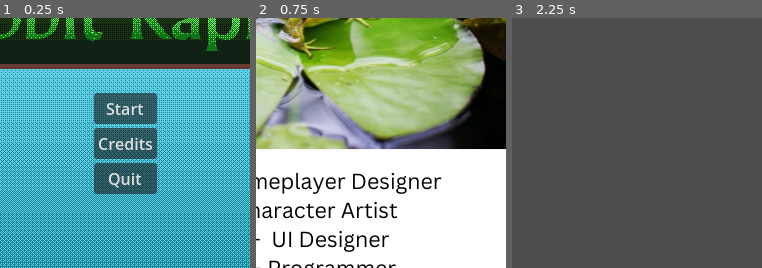
Above: before the commit, frames 1-3 (left to right).
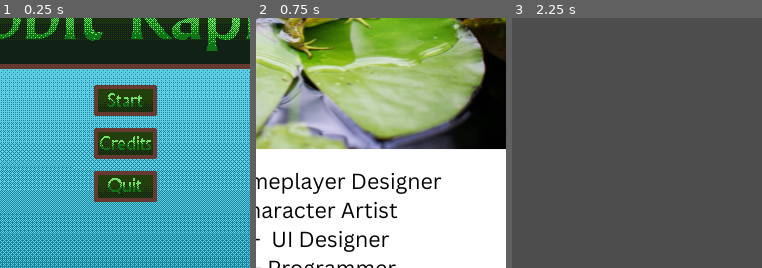
Above: after the commit, the same moments.

Repository: scotwash/ribbit_rapids
Game: Godot game, scene res://scenes/menu.tscn
Same seed, same stepped clock (60 frames per second), same inputs: the game is played once before the commit and once after it.
Inputs (mouse positions are % of the whole screen's width and height, from its top left; square brackets give the same spot before the commit, where the layout moved):
- Up to frame 1 (0.25 s): no input
- Up to frame 2 (0.75 s): click (50, 50) at 0.5 s
- Up to frame 3 (2.25 s): click "Back to Menu" at 1.25 s; click (50, 41) [50, 43] at 2 s
The pictures show only the part of the screen within x 25-75%, y 25-75%; the shares and areas given below are measured in that part.

The runs differ from the first frame. In frame 1, 11% of the frame differs, in the area x 37-63%, y 26-74%; in frame 2, nothing differs; in frame 3, nothing differs.

Commit message:
updated buttons for menu

Diff:
--- a/scenes/game_levels/world.tscn
+++ /dev/null
@@ -1,3 +0,0 @@
-[gd_scene format=3 uid="uid://c3xdodnphixh3"]
-
-[node name="tutorial" type="Node2D"]
--- a/scenes/menu.tscn
+++ b/scenes/menu.tscn
@@ -1,8 +1,11 @@
-[gd_scene load_steps=4 format=3 uid="uid://ldl1moht4604"]
+[gd_scene load_steps=7 format=3 uid="uid://ldl1moht4604"]
 
 [ext_resource type="Script" path="res://scripts/menu.gd" id="1_5fvup"]
 [ext_resource type="AudioStream" uid="uid://c7kptndn5aey0" path="res://audio_files/Beast On The Battlefield  Royalty Free Fantasy RPG Music.mp3" id="2_jytbu"]
 [ext_resource type="Texture2D" uid="uid://b107cg83mtht6" path="res://backgrounds/Ribbit_Rapids_Title_Screen.png" id="3_34gym"]
+[ext_resource type="Texture2D" uid="uid://dibeoce0djpi1" path="res://other art/icons/buttons/StartButton.png" id="3_xu1al"]
+[ext_resource type="Texture2D" uid="uid://uhhr041rqe5p" path="res://other art/icons/buttons/CreditsButton.png" id="4_8ontx"]
+[ext_resource type="Texture2D" uid="uid://1vv06plgqfmw" path="res://other art/icons/buttons/QuitButton.png" id="5_m0a7i"]
 
 [node name="Menu" type="Control"]
 layout_mode = 3
@@ -35,15 +38,18 @@
 
 [node name="StartButton" type="Button" parent="VBoxContainer"]
 layout_mode = 2
-text = "Start"
+theme_override_icons/icon = ExtResource("3_xu1al")
+flat = true
 
 [node name="CreditsButton" type="Button" parent="VBoxContainer"]
 layout_mode = 2
-text = "Credits"
+icon = ExtResource("4_8ontx")
+flat = true
 
 [node name="QuitButton" type="Button" parent="VBoxContainer"]
 layout_mode = 2
-text = "Quit"
+icon = ExtResource("5_m0a7i")
+flat = true
 
 [node name="AudioStreamPlayer" type="AudioStreamPlayer" parent="."]
 stream = ExtResource("2_jytbu")
--- a/scenes/player.tscn
+++ b/scenes/player.tscn
@@ -92,6 +92,7 @@
 [sub_resource type="CapsuleShape2D" id="CapsuleShape2D_cyrx1"]
 
 [node name="player_topdown" type="CharacterBody2D"]
+collision_layer = 3
 script = ExtResource("1_07nsx")
 
 [node name="sprites" type="AnimatedSprite2D" parent="."]
--- a/scenes/worm.tscn
+++ b/scenes/worm.tscn
@@ -1,5 +1,6 @@
-[gd_scene load_steps=11 format=3 uid="uid://dh87muw2xge0d"]
+[gd_scene load_steps=13 format=3 uid="uid://dh87muw2xge0d"]
 
+[ext_resource type="Script" path="res://scripts/worm.gd" id="1_te64s"]
 [ext_resource type="Texture2D" uid="uid://cvmmk7mg4t2vk" path="res://sprites/worm/worm_down_1.png" id="1_tf2st"]
 [ext_resource type="Texture2D" uid="uid://donkgyktpw2gb" path="res://sprites/worm/worm_down_2.png" id="2_hxpad"]
 [ext_resource type="Texture2D" uid="uid://bunu0px67wifj" path="res://sprites/worm/worm_left_1.png" id="3_1an0o"]
@@ -58,16 +59,29 @@
 
 [sub_resource type="CircleShape2D" id="CircleShape2D_m0ewj"]
 
+[sub_resource type="CircleShape2D" id="CircleShape2D_5daja"]
+
 [node name="worm" type="CharacterBody2D"]
+script = ExtResource("1_te64s")
 
 [node name="worms_sprites" type="AnimatedSprite2D" parent="."]
+position = Vector2(0, -6)
 scale = Vector2(1.00188, 1.00499)
 sprite_frames = SubResource("SpriteFrames_4suex")
 animation = &"worm_walk_l"
-frame_progress = 0.16493
+frame_progress = 0.382438
 
-[node name="Area2D" type="Area2D" parent="."]
+[node name="hit_box" type="Area2D" parent="."]
+collision_layer = 2
+collision_mask = 2
 
-[node name="CollisionShape2D" type="CollisionShape2D" parent="Area2D"]
+[node name="CollisionShape2D" type="CollisionShape2D" parent="hit_box"]
 scale = Vector2(4.34243, 3.59014)
 shape = SubResource("CircleShape2D_m0ewj")
+
+[node name="CollisionShape2D" type="CollisionShape2D" parent="."]
+position = Vector2(-1, -7)
+shape = SubResource("CircleShape2D_5daja")
+
+[connection signal="body_entered" from="hit_box" to="." method="_on_hit_box_body_entered"]
+[connection signal="body_exited" from="hit_box" to="." method="_on_hit_box_body_exited"]
--- /dev/null
+++ b/world.tscn
@@ -0,0 +1,15 @@
+[gd_scene load_steps=4 format=3 uid="uid://c3xdodnphixh3"]
+
+[ext_resource type="Texture2D" uid="uid://b5xrewvr45atx" path="res://tilesets/grass3.png" id="1_f5ti2"]
+
+[sub_resource type="TileSetAtlasSource" id="TileSetAtlasSource_t8umg"]
+texture = ExtResource("1_f5ti2")
+
+[sub_resource type="TileSet" id="TileSet_w7ntr"]
+sources/0 = SubResource("TileSetAtlasSource_t8umg")
+
+[node name="world" type="Node2D"]
+
+[node name="TileMap" type="TileMap" parent="."]
+tile_set = SubResource("TileSet_w7ntr")
+format = 2
Binary file added: other art/icons/buttons/BackButton.png
Not shown, added: other art/icons/buttons/BackButton.png.import
Binary file added: other art/icons/buttons/CreditsButton.png
Not shown, added: other art/icons/buttons/CreditsButton.png.import
Binary file added: other art/icons/buttons/QuitButton.png
Not shown, added: other art/icons/buttons/QuitButton.png.import
Binary file added: other art/icons/buttons/StartButton.png
Not shown, added: other art/icons/buttons/StartButton.png.import
